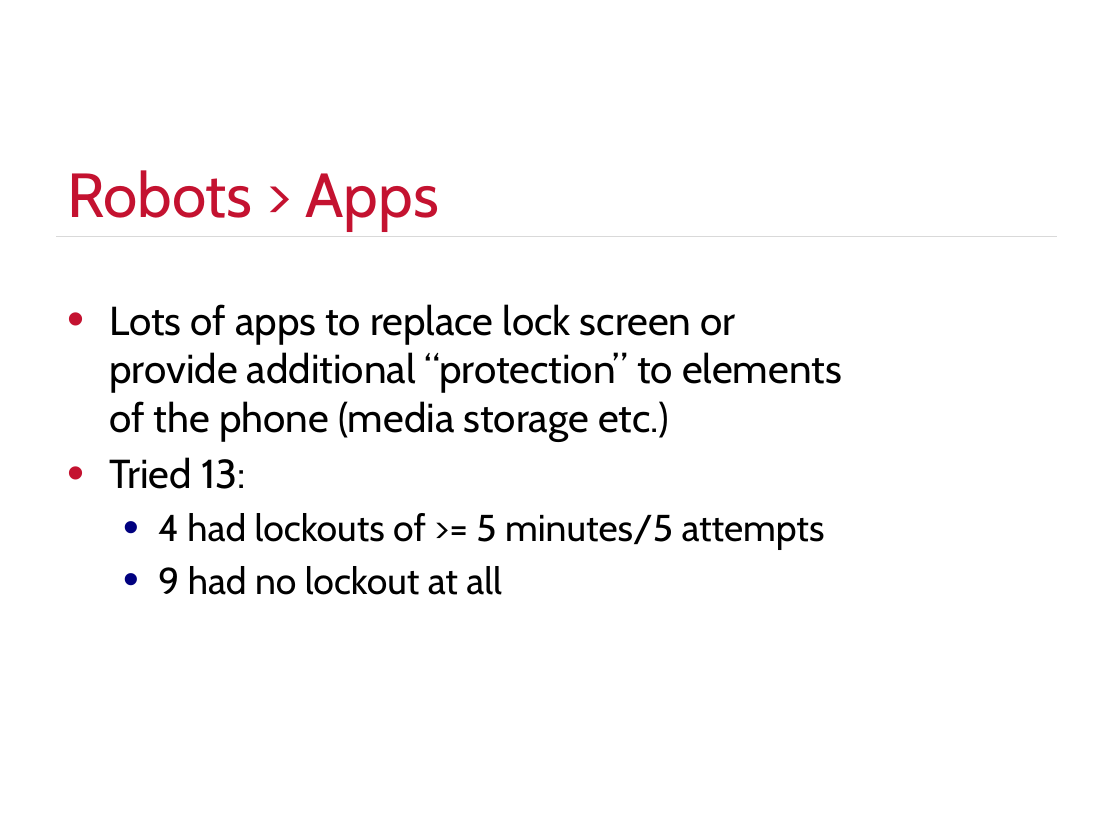
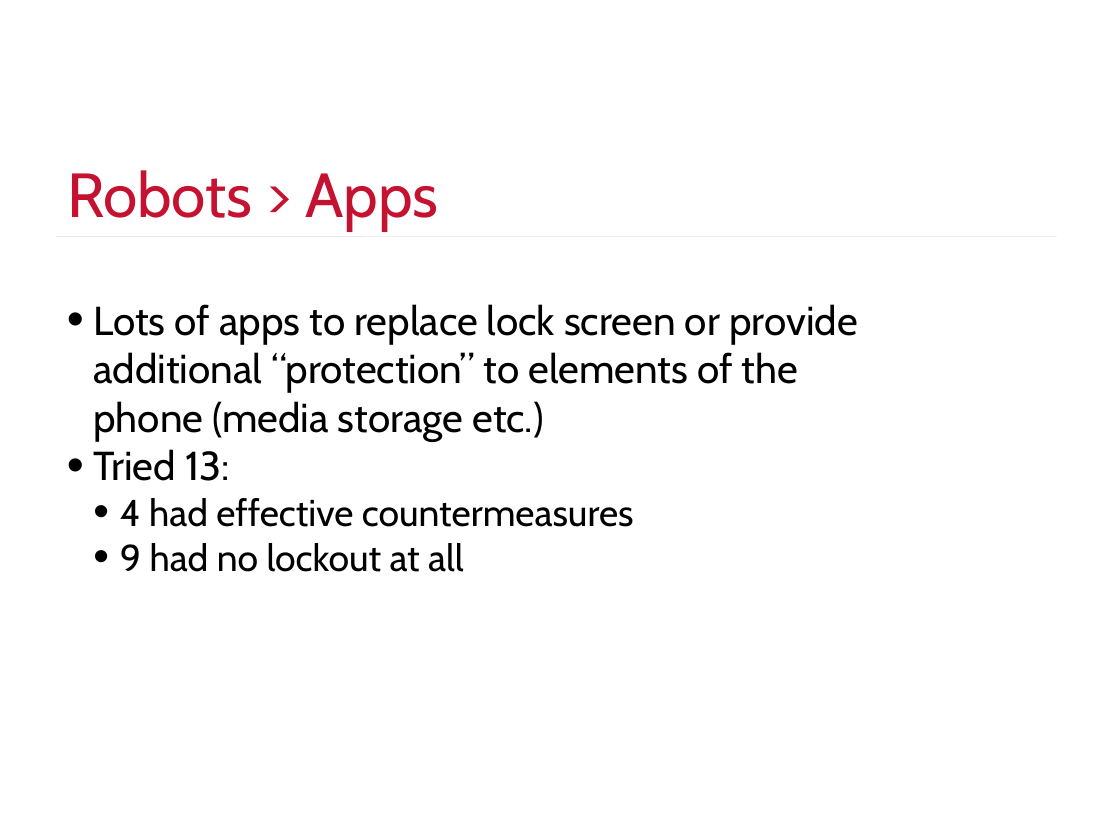
Before and after one commit to justinengler/BruteController, a slide deck: slide 21 of Automated PIN Cracking.pptx (slide 23 before the commit). Drawn at 1120x840 pixels with LibreOffice and Linux fonts; fonts in the diff are those of the drawing; background and template pictures are left out. Boxes give left, top, right and bottom in pixels: in the first picture for what was removed or moved away, otherwise in the second. Text is boxed around its words. In the diff, an @@ line names an element or a change of style, - is before the commit and + after.

```diff
--- a/Automated PIN Cracking.pptx
+++ b/Automated PIN Cracking.pptx
@@ line (56, 236) - (1057, 236): stroke #D9D9D9 0.25 pt to #D9D9D9 0.26 pt @@
@@ text at box(93, 304, 858, 572): indent changed; less space between paragraphs @@
@@ text at box(120, 498, 634, 527): text changed @@
-  • 4 had lockouts of >= 5 minutes/5 attempts
+  • 4 had effective countermeasures
```
Also in this commit, not shown: 17 other slides changed, 5 slides added, 7 slides removed.
